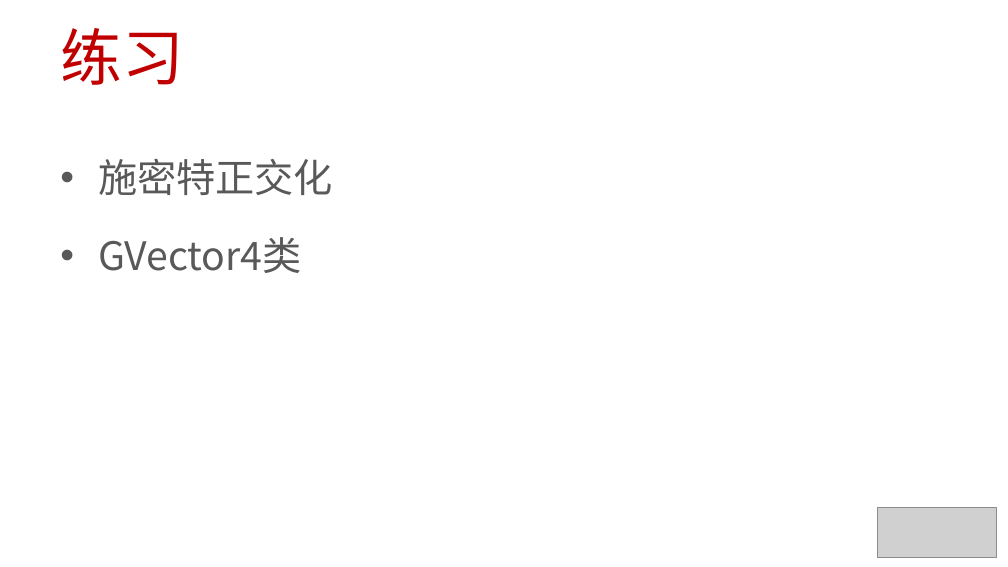
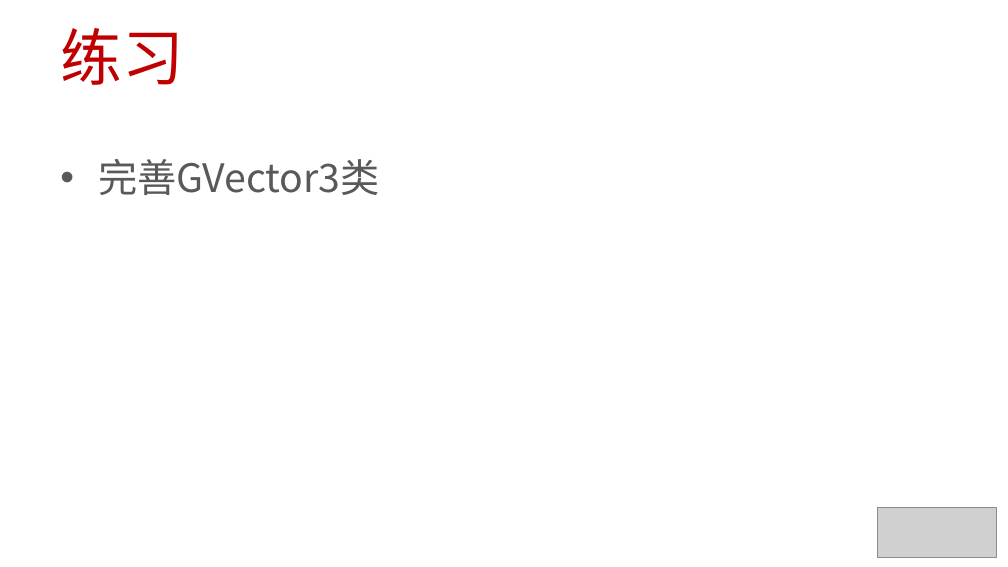
Before and after one commit to 0000duck/ComputerGraphicsBasics, a slide deck: slide 5 of PPT/C++练习.pptx. Drawn at 1008x567 pixels with LibreOffice and Linux fonts; fonts in the diff are those of the drawing; grey boxes stand for pictures. Boxes give left, top, right and bottom in pixels: in the first picture for what was removed or moved away, otherwise in the second. Text is boxed around its words. In the diff, an @@ line names an element or a change of style, - is before the commit and + after.

Commit message:
updated

```diff
--- a/PPT/C++练习.pptx
+++ b/PPT/C++练习.pptx
@@ text at (x1=98, y1=159, x2=380, y2=195): text changed @@
-• 施密特正交化
-• GVector4类
+• 完善GVector3类
```
Also in this commit, not shown: 1 slide added.
